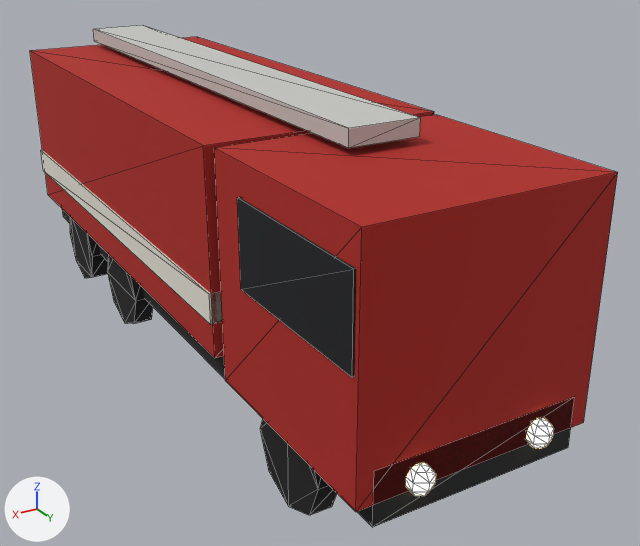
An edit to the glTF model project/models/car-fire.glb, drawn before and after from the same camera.
The view is the same before and after, from a 50 mm lens placed at (4.07, 8.36, 4.83), pointed at (-0.53, 0.69, 1.0). Arrows for +X, +Y and +Z are at lower left; the lights stay in place. The first picture is the older version. Mesh edges are drawn as thin lines. Vertices at exactly the same position are counted once.

The first picture shows '00_#b0241c_r320', '01_#16181c_noshadow_r320', '02_#b0241c', '03_#e8e4d8_noshadow', '04_#c8c8c4', '05_#1e2022', '06_#141416_r320', '07_#ffe9b0_noshadow'.
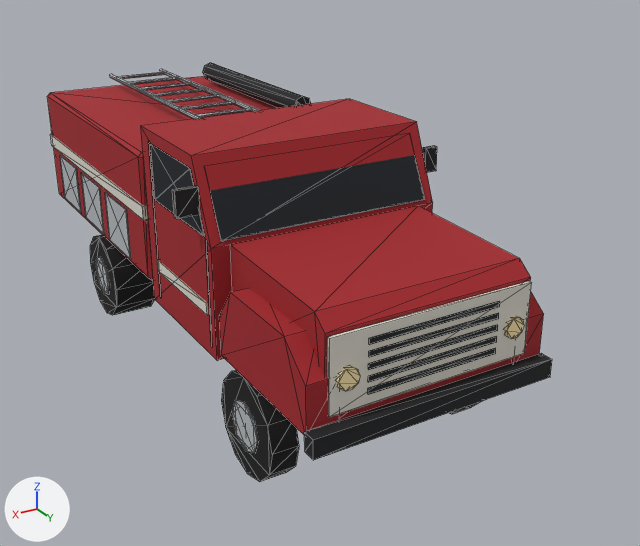
What changed in the scene script:
```text
Change mat_1e2022:
    mat_1e2022.base_color: (0.013, 0.0144, 0.016) -> (0.00902, 0.0104, 0.0119)  # black #1e2022 -> black #181a1c
    mat_1e2022.roughness: 0.9 -> 0.85
Change mat_ffe9b0_emit__ffd890_3:
    remove mat_ffe9b0_emit__ffd890_3.emission_color = (1.0, 0.687, 0.279)  # beige #ffd890
    remove mat_ffe9b0_emit__ffd890_3.emission_strength = 3.0
    mat_ffe9b0_emit__ffd890_3.base_color: (1.0, 0.815, 0.434) -> (1.0, 0.82, 0.442)  # beige #ffe9b0 -> beige #ffeab1
    mat_ffe9b0_emit__ffd890_3.roughness: 0.9 -> 0.85
Change me_06__141416_r320:
    remove me_06__141416_r320.from_pydata(...)  # 96 vertices, 168 faces; spans x -1.11..1.11, y -3.3..3.4, z 0.0..1.0
    add me_06__141416_r320.from_pydata(...)  # 96 vertices, 176 faces; spans x -1.2..1.2, y -2.1..2.8, z 0.0..1.0
    me_06__141416_r320 part 1: a new loose piece, a 12-sided cylinder along x spanning x -1.2..-0.94, y 1.8..2.8, z 0.0..1.0, in mat_141416 (black #0c0c0e)
    me_06__141416_r320 part 2: a new loose piece, a 12-sided cylinder along x spanning x 0.94..1.2, y 1.8..2.8, z 0.0..1.0, in mat_141416 (black #0c0c0e)
    me_06__141416_r320 part 3: a new loose piece, a 12-sided cylinder along x spanning x 0.71..1.2, y -2.1..-1.1, z 0.0..1.0, in mat_141416 (black #0c0c0e)
    me_06__141416_r320 part 4: the loose piece of 16 vertices spanning x 0.89..1.11, y -1.7..-0.7, z 0.0..1.0 is deleted
    me_06__141416_r320 part 5: the loose piece of 16 vertices spanning x 0.89..1.11, y 2.4..3.4, z 0.0..1.0 is deleted
    me_06__141416_r320 part 6: the loose piece of 16 vertices spanning x 0.89..1.11, y -3.3..-2.3, z 0.0..1.0 is deleted
    other edits to the shape of me_06__141416_r320 do not show in these pictures
Remove ob_00__b0241c_r320:
    ob_00__b0241c_r320 = bpy.data.objects.new('00_#b0241c_r320', me_00__b0241c_r320)
Remove ob_01__16181c_noshadow_r320:
    ob_01__16181c_noshadow_r320 = bpy.data.objects.new('01_#16181c_noshadow_r320', me_01__16181c_noshadow_r320)
Remove ob_02__b0241c:
    ob_02__b0241c = bpy.data.objects.new('02_#b0241c', me_02__b0241c)
Remove ob_03__e8e4d8_noshadow:
    ob_03__e8e4d8_noshadow = bpy.data.objects.new('03_#e8e4d8_noshadow', me_03__e8e4d8_noshadow)
Remove ob_04__c8c8c4:
    ob_04__c8c8c4 = bpy.data.objects.new('04_#c8c8c4', me_04__c8c8c4)
Remove ob_05__1e2022:
    ob_05__1e2022 = bpy.data.objects.new('05_#1e2022', me_05__1e2022)
Remove ob_07__ffe9b0_noshadow:
    ob_07__ffe9b0_noshadow = bpy.data.objects.new('07_#ffe9b0_noshadow', me_07__ffe9b0_noshadow)
Add ob_06__b8bcc0_noshadow_r110:
    ob_06__b8bcc0_noshadow_r110 = bpy.data.objects.new('06_#b8bcc0_noshadow_r110', me_06__b8bcc0)  # 204 vertices, 324 faces; spans x -1.21..1.21, y -3.2..2.55, z 0.25..2.63; in mat_b8bcc0_metal_0_6_rough_0_35 (light grey #b9bdc1)
    ob_06__b8bcc0_noshadow_r110.location = (0.0, 0.0, 0.0)
Add ob_04__ffe9b0_noshadow:
    ob_04__ffe9b0_noshadow = bpy.data.objects.new('04_#ffe9b0_noshadow', me_04__ffe9b0)  # a 10-sided cylinder along y spanning x -0.94..-0.74, y 3.37..3.41, z 1.32..1.52; a 10-sided cylinder along y spanning x 0.74..0.94, y 3.37..3.41, z 1.32..1.52; in mat_ffe9b0_emit__ffd890_3 (beige #ffeab1)
    ob_04__ffe9b0_noshadow.location = (0.0, 0.0, 0.0)
Add ob_03__e0dcd0_r320:
    ob_03__e0dcd0_r320 = bpy.data.objects.new('03_#e0dcd0_r320', me_03__e0dcd0)  # a box spanning x -1.0..1.0, y 3.35..3.38, z 1.12..1.8; a box spanning x -1.21..1.21, y -3.3..0.1, z 1.75..1.9; a box spanning x -1.21..1.21, y 0.4..1.6, z 1.3..1.42; in mat_e0dcd0 (light grey #e1ddd1)
    ob_03__e0dcd0_r320.location = (0.0, 0.0, 0.0)
Add ob_02__1e2022_noshadow_r110:
    ob_02__1e2022_noshadow_r110 = bpy.data.objects.new('02_#1e2022_noshadow_r110', me_02__1e2022)  # 120 vertices, 184 faces; spans x -1.38..1.42, y -3.3..3.51, z 0.72..2.72; in mat_1e2022 (black #181a1c)
    ob_02__1e2022_noshadow_r110.location = (0.0, 0.0, 0.0)
Add ob_01__1a2026_noshadow_r320:
    ob_01__1a2026_noshadow_r320 = bpy.data.objects.new('01_#1a2026_noshadow_r320', me_01__1a2026)  # 24 vertices, 36 faces; spans x -1.21..1.21, y 0.45..1.76, z 2.05..2.65; in mat_1a2026_rough_0_2 (black #131a21)
    ob_01__1a2026_noshadow_r320.location = (0.0, 0.0, 0.0)
Add ob_00__a3262c_r320:
    ob_00__a3262c_r320 = bpy.data.objects.new('00_#a3262c_r320', me_00__a3262c)  # 84 vertices, 140 faces; spans x -1.2..1.2, y -3.32..3.37, z 0.75..2.75; in mat_a3262c (red #a52128)
    ob_00__a3262c_r320.location = (0.0, 0.0, 0.0)
```

Changed parts and their boxes [x1, y1, x2, y2] in the pictures (640 x 546 px):
'00_#b0241c_r320', deleted (red)
    before: [214, 114, 618, 512]
'00_#a3262c_r320', added (red)
    after: [47, 76, 544, 435]
'02_#b0241c', deleted (red)
    before: [30, 37, 434, 358]
'02_#1e2022_noshadow_r110', added
    after: [148, 63, 552, 460]
'04_#c8c8c4', deleted
    before: [93, 25, 421, 148]
'03_#e0dcd0_r320', added
    after: [50, 134, 532, 417]
'01_#1a2026_noshadow_r320', added (black)
    after: [150, 144, 425, 241]
'01_#16181c_noshadow_r320', deleted (black)
    before: [237, 197, 356, 377]
'06_#141416_r320', reshaped
    before: [70, 217, 337, 515]
    after: [90, 235, 482, 482]
'05_#1e2022', deleted
    before: [62, 209, 575, 528]
'06_#b8bcc0_noshadow_r110', added
    after: [60, 69, 260, 454]
'03_#e8e4d8_noshadow', deleted
    before: [41, 150, 222, 325]
'07_#ffe9b0_noshadow', deleted
    before: [406, 418, 554, 496]
'04_#ffe9b0_noshadow', added
    after: [336, 316, 524, 391]
part 1 of me_06__141416_r320, added (mostly hidden)
    after: [449, 401, 482, 414]
part 2 of me_06__141416_r320, added (black)
    after: [221, 370, 299, 482]
part 3 of me_06__141416_r320, added (black)
    after: [90, 235, 155, 315]
part 4 of me_06__141416_r320, deleted (black)
    before: [107, 254, 153, 324]
part 5 of me_06__141416_r320, deleted (black)
    before: [260, 418, 337, 515]
part 6 of me_06__141416_r320, deleted (black)
    before: [70, 217, 108, 278]
